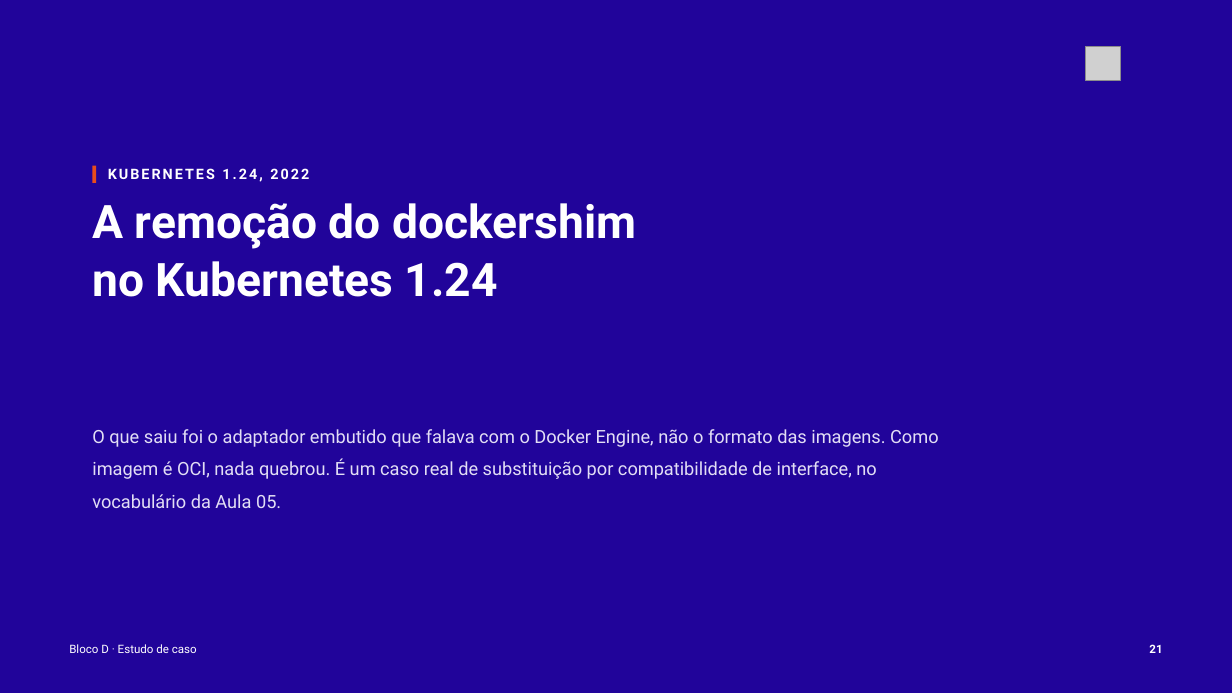
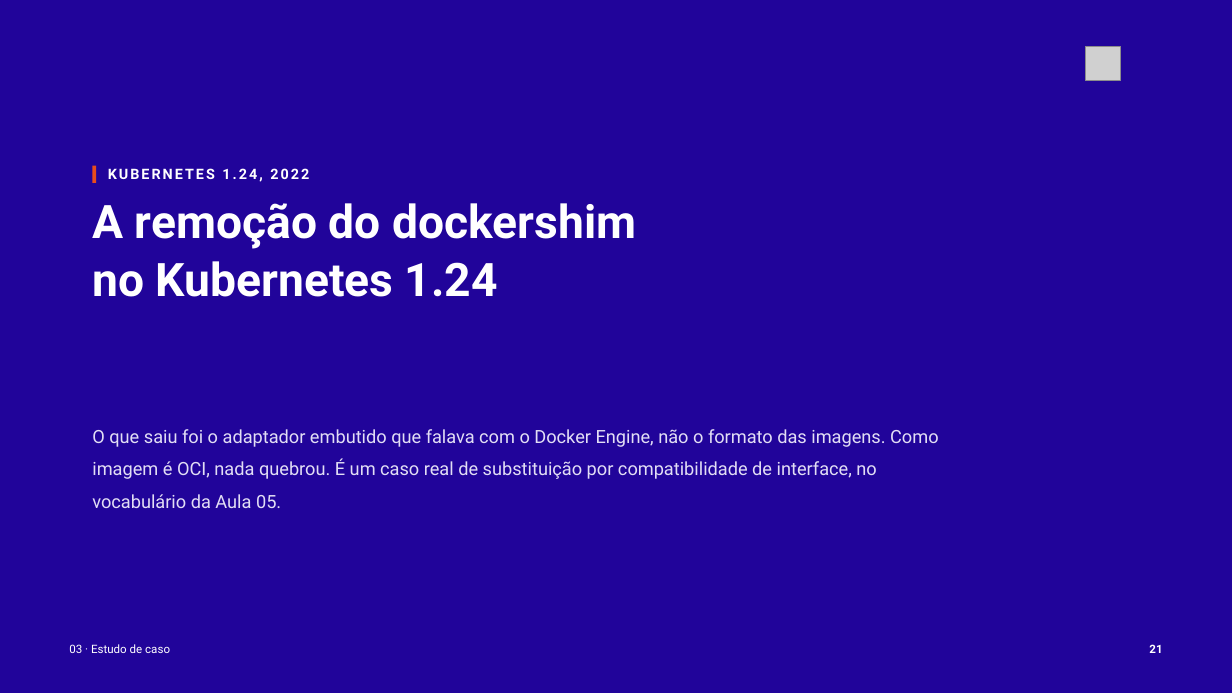
Before and after one commit to tcpassos/invite-app, a slide deck: slide 21 of trabalhos/T1-Docker-Invite-People.pptx. Drawn at 1232x693 pixels with LibreOffice and Linux fonts; fonts in the diff are those of the drawing; grey boxes stand for pictures. Boxes give left, top, right and bottom in pixels: in the first picture for what was removed or moved away, otherwise in the second. Text is boxed around its words. In the diff, an @@ line names an element or a change of style, - is before the commit and + after.

```diff
--- a/trabalhos/T1-Docker-Invite-People.pptx
+++ b/trabalhos/T1-Docker-Invite-People.pptx
@@ text at <box>69,644,170,653</box>: text changed @@
-Bloco D · Estudo de caso
+03 · Estudo de caso
```
Also in this commit, not shown: 29 other slides changed, 33 other files.
